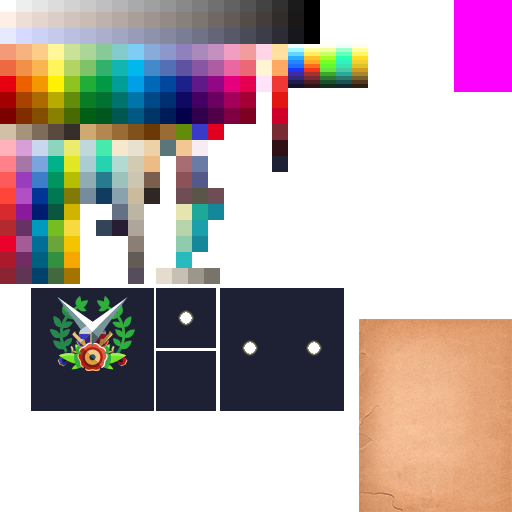
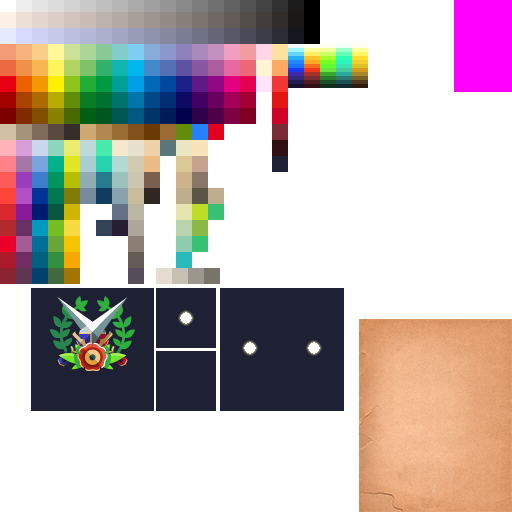
The second 512x512 image is a revision of the first. Changes to its layers:
added layer "4" above "3" over (x1=176, y1=124, x2=224, y2=252)
added layer "2" above "스크린샷 2020-08-24 오후 4.06.39" over (x1=176, y1=124, x2=224, y2=252)
added layer "1" above "Layer 4 copy" over (x1=176, y1=124, x2=224, y2=252)
hid "Layer 4 copy" over (x1=176, y1=140, x2=224, y2=252)
